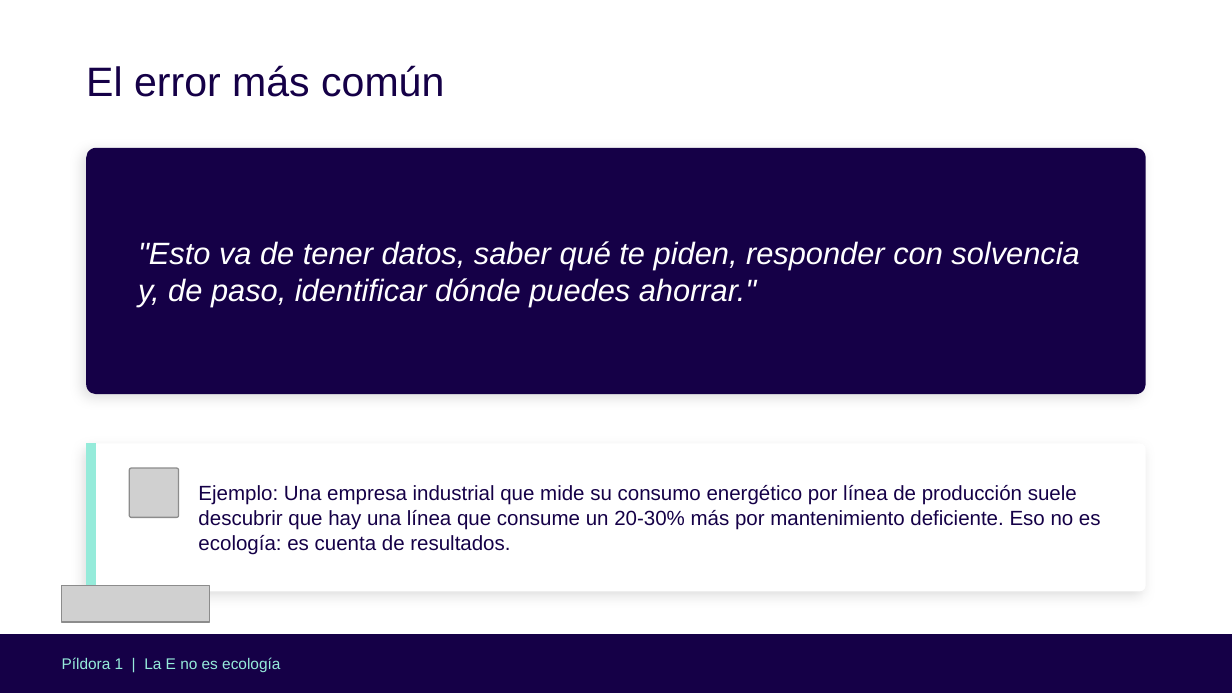
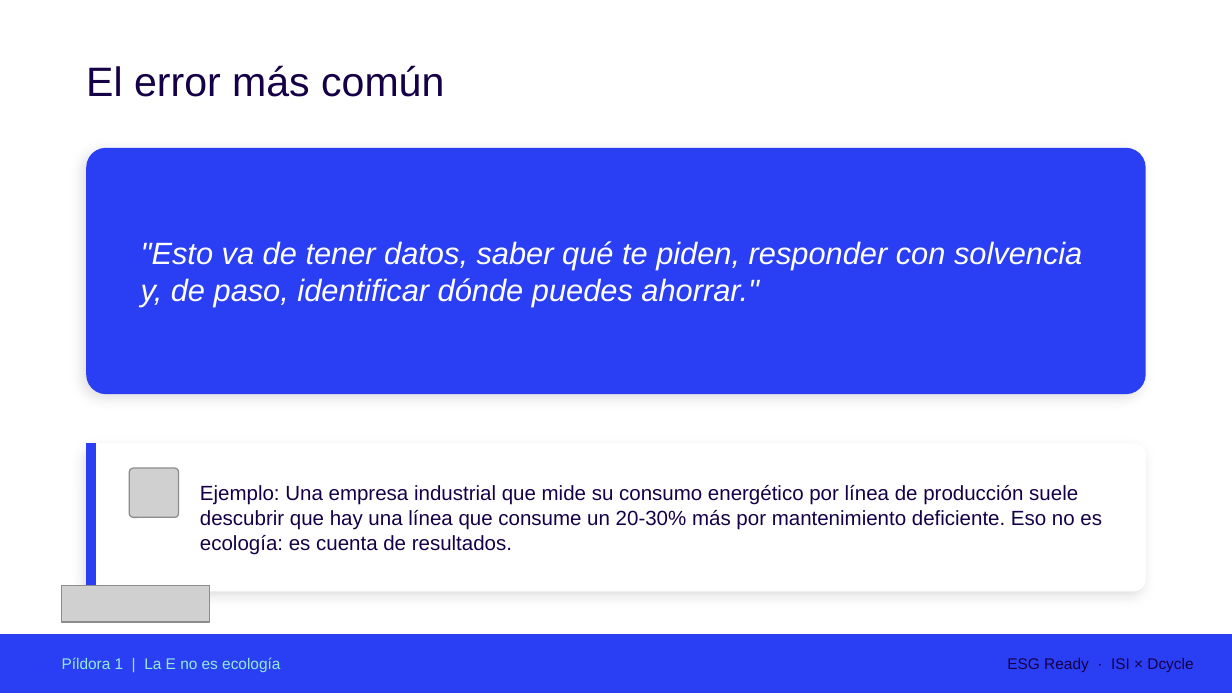
Before and after one commit to albaselvaortiz/claude-projects, a slide deck: slide 5 of claude_ESG_Ready_Modulo2_ISI.pptx. Drawn at 1232x693 pixels with LibreOffice and Linux fonts; fonts in the diff are those of the drawing; grey boxes stand for pictures. Boxes give left, top, right and bottom in pixels: in the first picture for what was removed or moved away, otherwise in the second. Text is boxed around its words. In the diff, an @@ line names an element or a change of style, - is before the commit and + after.

```diff
--- a/claude_ESG_Ready_Modulo2_ISI.pptx
+++ b/claude_ESG_Ready_Modulo2_ISI.pptx
@@ rounded rectangle at (x1=86, y1=148, x2=1146, y2=394): fill #150047 to #2A3EF4; proportions changed @@
@@ rounded rectangle at (x1=86, y1=444, x2=1146, y2=591): proportions changed @@
@@ freeform shape at (x1=86, y1=444, x2=96, y2=591): fill #95EBDA to #2A3EF4 @@
@@ freeform shape at (x1=0, y1=634, x2=1232, y2=692): fill #150047 to #2A3EF4 @@
@@ rounded rectangle "ESG Ready · ISI × ..." at (x1=924, y1=634, x2=1195, y2=692): proportions changed @@
@@ text in rounded rectangle at (x1=1007, y1=658, x2=1193, y2=672): text added @@
+ESG Ready · ISI × Dcycle
```
Also in this commit, not shown: 24 other slides changed, 1 other file.
